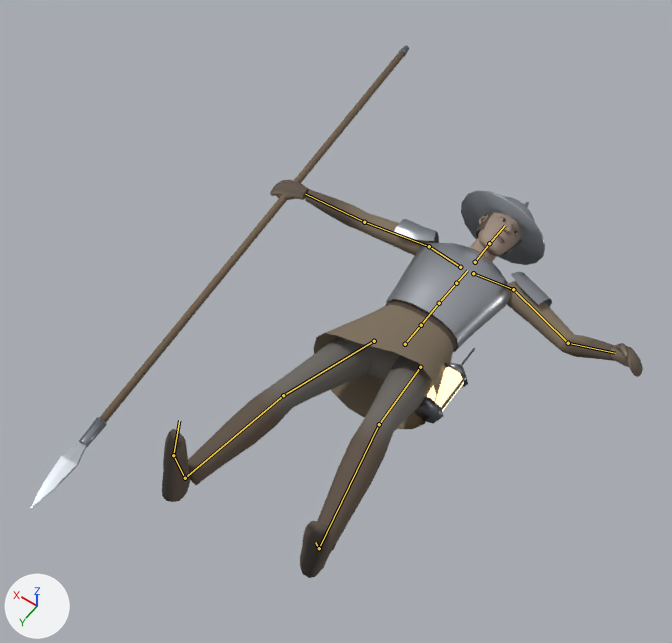
The glTF model assets/models/characters/guard.glb, before and after one commit.
One viewpoint serves both versions: a 50 mm lens placed at (-0.96, 1.45, 2.81), pointed at (0.25, -0.24, 0.15). The axes (+X, +Y, +Z) are drawn at lower left. The lights are the same throughout. The first picture is the older version. Both versions are drawn at frame 31 of the action 'die'; the numbers are the values there. The bones that change, and the others that lie on the model, are drawn over the model as lines.

In view in the first picture: 'Guard'.
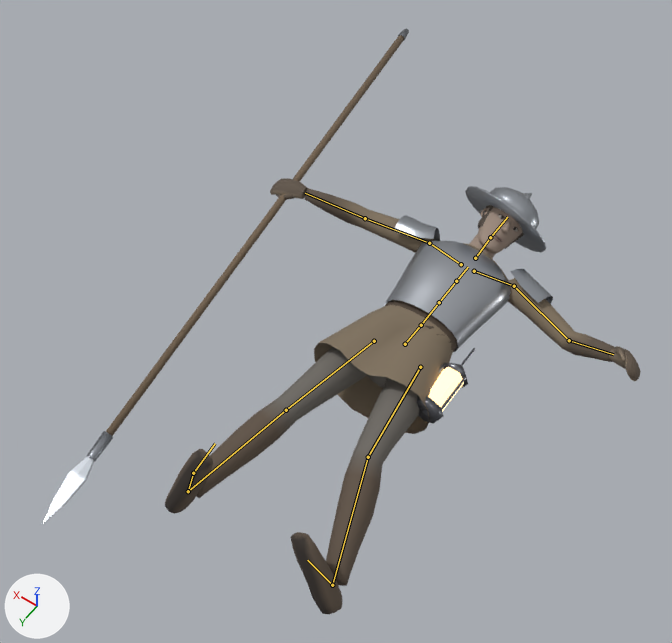
Boxes (x1, y1, x2, y2) around the edits, measured in the pictures (672 x 643 px):
'Guard', posed (10% taller)
    before: (30, 45, 643, 578)
    after: (42, 28, 641, 614)
bone 'Spine', root to tip
    before: (421, 325) to (439, 303)
    after: (421, 325) to (439, 302)
bone 'Chest', root to tip
    before: (439, 303) to (456, 283)
    after: (439, 302) to (456, 281)
bone 'UpperChest', root to tip
    before: (456, 283) to (467, 270)
    after: (456, 281) to (468, 267)
bone 'Neck', root to tip
    before: (475, 262) to (489, 243)
    after: (475, 258) to (490, 237)
bone 'Head', root to tip
    before: (489, 243) to (505, 225)
    after: (490, 237) to (507, 217)
bone 'RightUpperLeg', root to tip
    before: (374, 341) to (283, 395)
    after: (374, 341) to (286, 410)
bone 'RightLowerLeg', root to tip
    before: (283, 395) to (185, 478)
    after: (286, 410) to (188, 491)
bone 'RightFoot', root to tip
    before: (185, 478) to (173, 455)
    after: (188, 491) to (193, 473)
bone 'LeftUpperLeg', root to tip
    before: (420, 367) to (379, 424)
    after: (420, 367) to (368, 457)
bone 'LeftLowerLeg', root to tip
    before: (379, 424) to (319, 548)
    after: (368, 457) to (332, 585)
bone 'LeftFoot', root to tip
    before: (319, 548) to (315, 542)
    after: (332, 585) to (307, 560)

The change in detail:
Bone 'Spine' (bone_spine) turns from (0, 0, 0) to (1, 0, 0) degrees about its own x, y and z.
Bone 'Chest' (bone_chest) turns from (0, 0, 0) to (2, 0, 0) degrees about its own x, y and z.
Bone 'UpperChest' (bone_upperchest) turns from (0, 0, 0) to (2, 0, 0) degrees about its own x, y and z.
Bone 'Neck' (bone_neck) turns from (5, 12, -1) to (9, 12, -1) degrees about its own x, y and z.
Bone 'Head' (bone_head) turns from (7, 18, 0) to (14, 18, 0) degrees about its own x, y and z.
Bone 'RightUpperLeg' (bone_rightupperleg) turns from (8, 1, -12) to (-1, -15, -10) degrees about its own x, y and z.
Bone 'RightLowerLeg' (bone_rightlowerleg) turns from (-12, 0, 0) to (-4, 0, 0) degrees about its own x, y and z.
Bone 'RightFoot' (bone_rightfoot) turns from (25, 1, 1) to (38, 1, 1) degrees about its own x, y and z.
Bone 'LeftUpperLeg' (bone_leftupperleg) turns from (24, -4, 8) to (3, 35, 10) degrees about its own x, y and z.
Bone 'LeftLowerLeg' (bone_leftlowerleg) turns from (-40, 0, 0) to (-14, 0, 0) degrees about its own x, y and z.
Bone 'LeftFoot' (bone_leftfoot) turns from (25, -1, -1) to (34, -1, -1) degrees about its own x, y and z.
